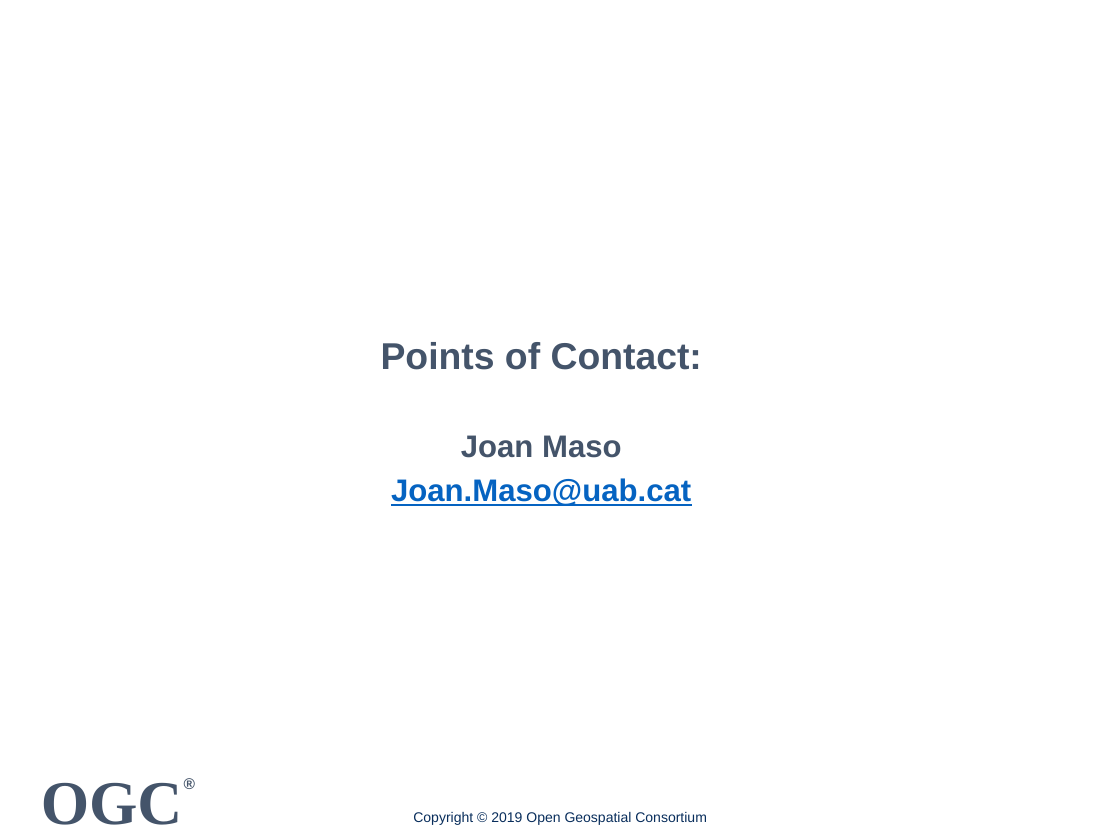
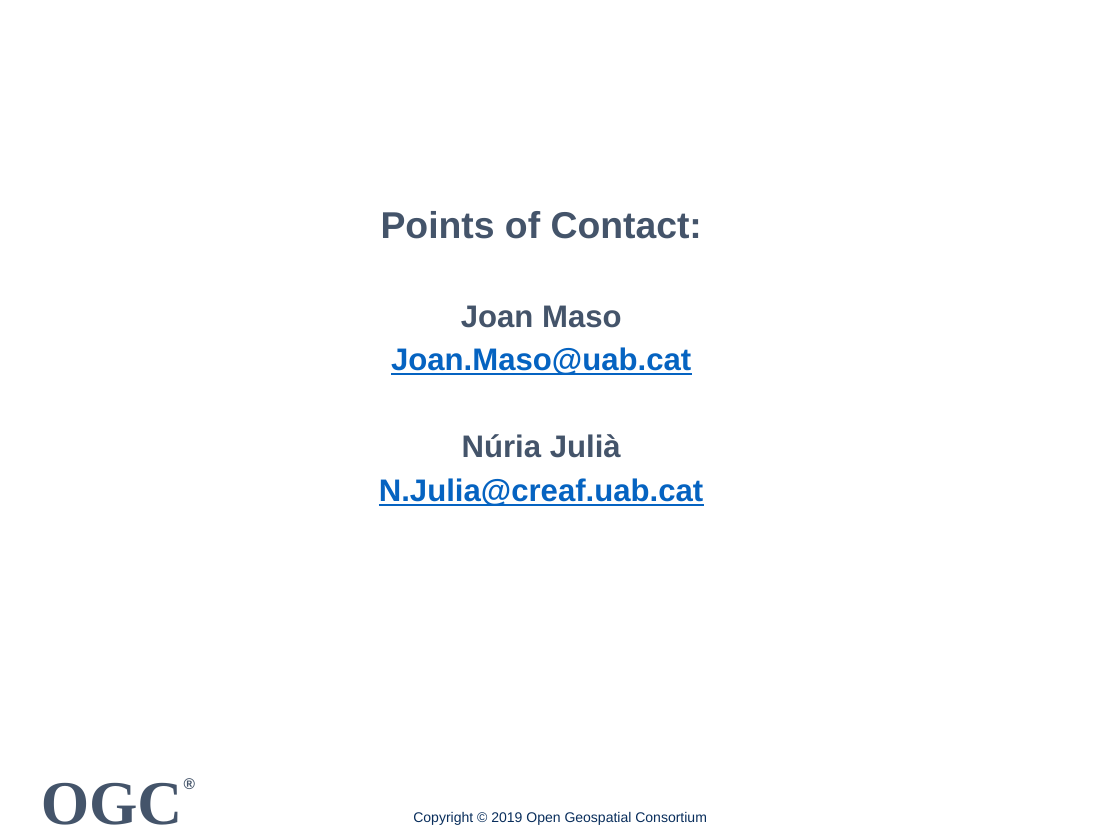
Before and after one commit to spacebel/OGC-API-Hackathon-2019, a slide deck: slide 8 of Presentations/OGC API Map Tiles 20190620.pptx (slide 7 before the commit). Drawn at 1120x840 pixels with LibreOffice and Linux fonts; fonts in the diff are those of the drawing; background and template pictures are left out. Boxes give left, top, right and bottom in pixels: in the first picture for what was removed or moved away, otherwise in the second. Text is boxed around its words. In the diff, an @@ line names an element or a change of style, - is before the commit and + after.

```diff
--- a/Presentations/OGC API Map Tiles 20190620.pptx
+++ b/Presentations/OGC API Map Tiles 20190620.pptx
@@ text "Points of Contact:": place and size @@
-text "Points of Contact:" at box(381, 342, 702, 506)
+text "Points of Contact:" at box(379, 211, 703, 506)
@@ text at box(379, 434, 703, 506): paragraphs added @@
+Núria Julià
+N.Julia@creaf.uab.cat
```
Also in this commit, not shown: 6 other slides changed, 1 slide added.
